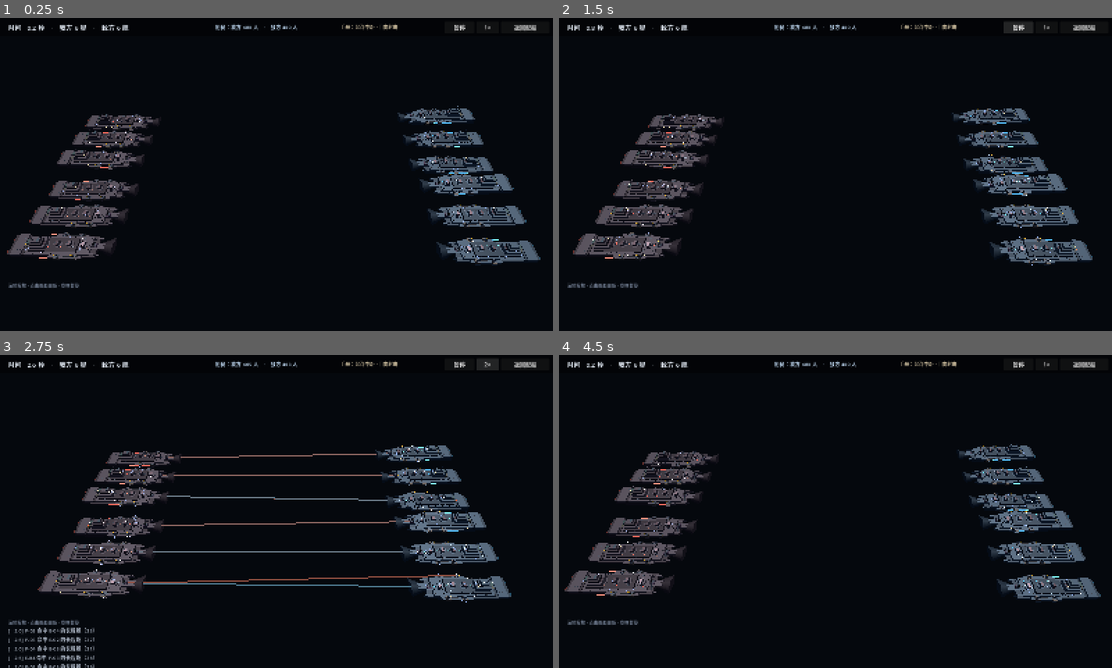
Above: before the commit, frames 1-4 (two rows, left to right).
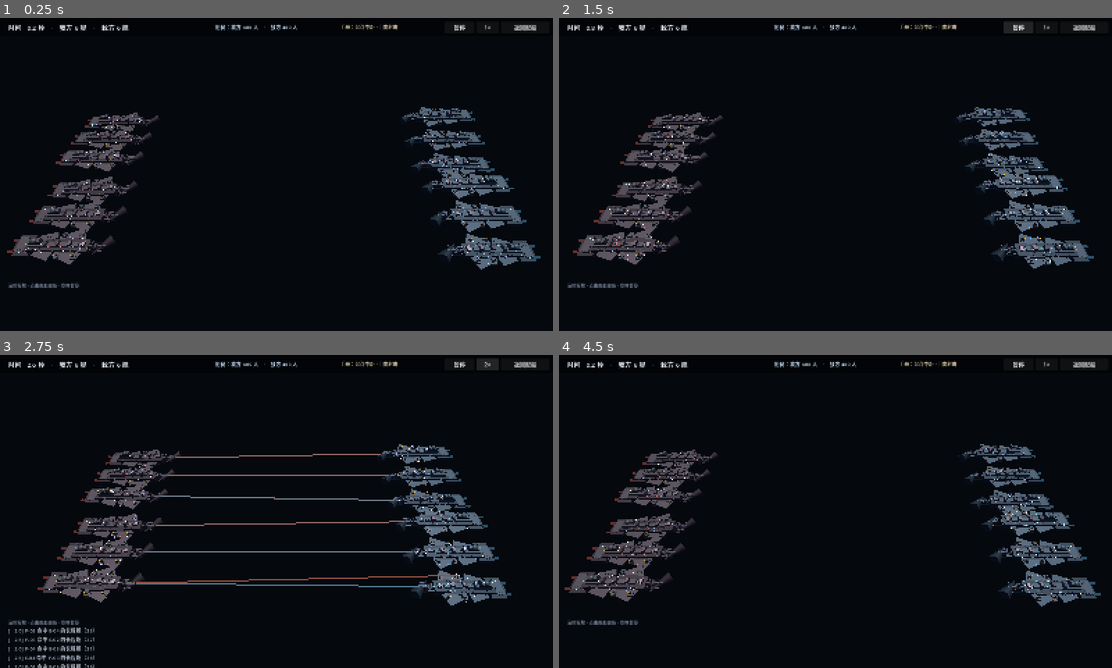
Above: after the commit, the same moments.

Repository: Astrozxy/game0
Game: Godot game, scene res://main.tscn
Two runs of this game, one before a commit and one after it. Both use one fixed random seed, a clock stepped at 60 frames per second and the inputs below.
Inputs:
- Up to frame 1 (0.25 s): no input
- Up to frame 2 (1.5 s): click "暂停" at 0.5 s; click "继续" at 1.25 s
- Up to frame 3 (2.75 s): click "1×" at 2 s
- Up to frame 4 (4.5 s): click "2×" at 2.75 s; click "4×" at 3.5 s; click "返回配船" at 4.25 s

The runs differ from the first frame. In frame 1, 5.4% of the frame differs, in the area x 1-98%, y 28-81%; in frame 2, 5.4%, in the area x 2-97%, y 28-80%; in frame 3, 5.4%; in frame 4, 5.4%.

Commit message:
舰体外形改为'矛'式：主脊 + 后掠翼 + 引擎短舱
参考亚盾之矛与企业号的共同特征（明确中轴 + 后掠翼面 + 外挂短舱）：
- 主脊：窄而高（1.9 宽），整舰中轴，背鳍与下腹装甲沿脊线布置
- 舰首：四棱矛尖 + 甲板脊 + 两条棱线，俯视是明显的尖头
- 两舷：前后两对后掠翼，翼端挂识别灯；舷炮坐在翼面上
- 舰桥：塔 + 穹顶 + 桅杆，两侧舷窗
- 舰尾：引擎段 + 两侧外挂短舱（带挂架与发光环）
- 腹部：龙骨 + 散热格栅
- 硬点位置保持不变，模块舱仍准确落在结构上

Diff:
--- a/game/battle/battle_view.gd
+++ b/game/battle/battle_view.gd
@@ -205,68 +205,91 @@
 	var accent_mat: StandardMaterial3D = mats["accent"]
 	var line_mat := _metal(Color(0.10, 0.11, 0.14), 0.6, 0.5)
 
-	# ---- 下层舰体：最长最宽，决定了俯视轮廓 ----
-	_add_box(body, Vector3(3.15, 0.50, 10.6), Vector3(0, -0.28, 0.10), hull_mat)
-	# ---- 主甲板 ----
-	_add_box(body, Vector3(2.85, 0.42, 9.20), Vector3(0, 0.10, 0.0), plate_mat)
-	# ---- 上层甲板：向内收，形成台阶与阴影 ----
-	_add_box(body, Vector3(2.15, 0.36, 6.60), Vector3(0, 0.47, -0.50), hull_mat)
-
-	# ---- 舰首：三棱楔形（俯视是尖的），压扁成尖锐撞角 ----
-	var prow := _add_cyl(body, 0.06, 1.55, 3.0, Vector3(0, -0.05, 6.20), hull_mat, 3)
-	prow.rotation_degrees = Vector3(-90, 0, 0)
-	prow.scale = Vector3(1.0, 1.0, 0.44)
-	# 舰首甲板脊
-	_add_box(body, Vector3(0.90, 0.22, 3.20), Vector3(0, 0.18, 5.00), plate_mat)
-	# 舰首折线棱（两舷内收的棱线，远看能看出"船头"）
+	# ============ 主脊：窄而高，整艘舰的中轴 ============
+	_add_box(body, Vector3(1.90, 1.00, 9.20), Vector3(0, 0.00, -0.30), hull_mat)
+	# 主脊背鳍（让俯视有中轴线）
+	_add_box(body, Vector3(0.70, 0.30, 6.60), Vector3(0, 0.62, -0.40), plate_mat)
+	# 主脊下腹
+	_add_box(body, Vector3(1.50, 0.34, 7.40), Vector3(0, -0.58, -0.20), plate_mat)
+
+	# ============ 舰首：四棱矛尖（亚盾之矛的矛头） ============
+	var spear := _add_cyl(body, 0.04, 1.35, 3.40, Vector3(0, 0.02, 6.10), hull_mat, 4)
+	spear.rotation_degrees = Vector3(-90, 45, 0)
+	spear.scale = Vector3(0.72, 1.0, 0.66)
+	# 矛尖上的甲板脊
+	_add_box(body, Vector3(0.34, 0.22, 3.00), Vector3(0, 0.30, 5.10), plate_mat)
+	# 矛头两侧的棱线
 	for sx in [-1.0, 1.0]:
-		var chine := _add_box(body, Vector3(0.16, 0.34, 2.60),
-			Vector3(sx * 1.15, -0.12, 4.60), plate_mat)
-		chine.rotation_degrees = Vector3(0, sx * 7.0, 0)
-
-	# ---- 舰尾：加宽的引擎块，比舰体更宽，形成背鳍感 ----
-	_add_box(body, Vector3(2.95, 0.85, 2.20), Vector3(0, -0.05, -5.50), hull_mat)
-	_add_box(body, Vector3(3.25, 0.30, 1.40), Vector3(0, 0.42, -5.40), plate_mat)
-
-	# ---- 舷侧外挂平台：舷炮坐在上面；中间挖出机库开口 ----
-	for sx in [-1.60, 1.60]:
-		_add_box(body, Vector3(0.55, 0.34, 4.60), Vector3(sx, -0.02, 1.30), plate_mat)
-		_add_box(body, Vector3(0.10, 0.55, 1.90), Vector3(sx * 1.02, -0.18, 2.10), dark_mat)
-		_add_box(body, Vector3(0.12, 0.08, 2.10), Vector3(sx * 1.02, 0.16, 2.10), line_mat)
-
-	# ---- 上层建筑：三层梯形舰桥 ----
-	_add_box(body, Vector3(1.55, 0.55, 2.20), Vector3(0, 0.92, -2.60), plate_mat)
-	_add_box(body, Vector3(1.10, 0.45, 1.60), Vector3(0, 1.36, -2.60), hull_mat)
-	_add_box(body, Vector3(0.70, 0.30, 1.10), Vector3(0, 1.68, -2.60), plate_mat)
-	for wy in [1.30, 1.62]:
-		for wx in [-0.42, 0.42]:
-			_add_box(body, Vector3(0.10, 0.07, 0.05), Vector3(wx, wy, -1.80), mats["glow"])
+		var edge := _add_box(body, Vector3(0.10, 0.26, 2.60),
+			Vector3(sx * 0.62, 0.02, 4.90), plate_mat)
+		edge.rotation_degrees = Vector3(0, sx * 6.0, 0)
+
+	# ============ 两舷后掠翼：舷炮的挂载面 ============
+	for sx in [-1.0, 1.0]:
+		# 前翼（大，向后掠）
+		var fin_f := _add_box(body, Vector3(1.90, 0.16, 3.40),
+			Vector3(sx * 1.35, 0.06, 1.40), plate_mat)
+		fin_f.rotation_degrees = Vector3(0, sx * 24.0, 0)
+		# 翼根加厚
+		_add_box(body, Vector3(0.70, 0.30, 2.20), Vector3(sx * 0.85, 0.10, 1.40), hull_mat)
+		# 后翼（小）
+		var fin_r := _add_box(body, Vector3(1.30, 0.14, 2.60),
+			Vector3(sx * 1.30, 0.04, -2.10), plate_mat)
+		fin_r.rotation_degrees = Vector3(0, sx * 18.0, 0)
+		# 翼端识别灯
+		_add_box(body, Vector3(0.10, 0.10, 0.10), Vector3(sx * 2.05, 0.10, 1.20), accent_mat)
+
+	# ============ 舰桥：塔 + 穹顶 ============
+	_add_box(body, Vector3(1.10, 0.60, 2.40), Vector3(0, 0.88, -2.80), plate_mat)
+	_add_box(body, Vector3(0.80, 0.40, 1.60), Vector3(0, 1.30, -2.80), hull_mat)
+	var dome := MeshInstance3D.new()
+	var sph := SphereMesh.new()
+	sph.radius = 0.44
+	sph.height = 0.70
+	dome.mesh = sph
+	dome.position = Vector3(0, 1.62, -2.95)
+	dome.material_override = plate_mat
+	body.add_child(dome)
+	# 舷窗
+	for wx in [-0.28, 0.28]:
+		_add_box(body, Vector3(0.10, 0.07, 0.05), Vector3(wx, 1.24, -1.98), mats["glow"])
 	# 桅杆
-	_add_box(body, Vector3(0.06, 1.10, 0.06), Vector3(0, 2.20, -2.90), plate_mat)
-	_add_box(body, Vector3(0.50, 0.04, 0.04), Vector3(0, 2.60, -2.90), plate_mat)
-
-	# ---- 炮位基座：让炮塔坐在装甲座上，而不是浮在甲板 ----
+	_add_box(body, Vector3(0.05, 1.00, 0.05), Vector3(0, 2.20, -3.05), plate_mat)
+
+	# ============ 舰尾：引擎段 + 双短舱 ============
+	_add_box(body, Vector3(1.95, 0.80, 1.80), Vector3(0, -0.05, -5.30), hull_mat)
+	_add_box(body, Vector3(2.30, 0.26, 1.20), Vector3(0, 0.40, -5.20), plate_mat)
+	# 短舱（引擎吊舱）：向外伸出的两种视感
+	for ex in [-0.92, 0.92]:
+		var nac := _add_box(body, Vector3(0.52, 0.52, 2.20), Vector3(ex * 1.55, 0.06, -4.90), hull_mat)
+		# 短舱挂架
+		_add_box(body, Vector3(0.34, 0.14, 0.60), Vector3(ex * 1.10, 0.06, -4.60), plate_mat)
+		# 短舱尾部发光环
+		_add_box(body, Vector3(0.44, 0.44, 0.10), Vector3(ex * 1.55, 0.06, -5.98), accent_mat)
+
+	# ============ 腹部龙骨 ============
+	var keel := _add_box(body, Vector3(0.46, 0.55, 3.60), Vector3(0, -0.72, 0.80), plate_mat)
+	# 腹部散热格栅
+	for i in 4:
+		_add_box(body, Vector3(1.20, 0.06, 0.14), Vector3(0, -0.62, -2.40 + float(i) * 1.10), line_mat)
+
+	# ============ 炮位基座（跟随各级硬点） ============
 	for hi in Model.slot_count(ship.hull_class):
 		var nm := Model.hardpoint_name(ship.hull_class, hi)
 		var hp := Model.hardpoint_pos(ship.hull_class, hi)
 		if nm.begins_with("背塔") or nm.begins_with("前塔"):
-			_add_cyl(node, 0.50 * hx, 0.56 * hx, 0.28 * hy,
-				Vector3(hp.x, hp.y - 0.30 * hy, hp.z), plate_mat, 10)
+			_add_cyl(node, 0.46 * hx, 0.52 * hx, 0.26 * hy,
+				Vector3(hp.x, hp.y - 0.28 * hy, hp.z), plate_mat, 10)
 		elif nm.begins_with("腹塔"):
-			_add_cyl(node, 0.50 * hx, 0.56 * hx, 0.26 * hy,
-				Vector3(hp.x, hp.y + 0.30 * hy, hp.z), plate_mat, 10)
-
-	# ---- 腹部装甲与散热格栅 ----
-	_add_box(body, Vector3(2.20, 0.18, 6.00), Vector3(0, -0.58, 0.20), plate_mat)
-	for i in 5:
-		_add_box(body, Vector3(1.70, 0.06, 0.16), Vector3(0, -0.68, -2.20 + float(i) * 1.10), line_mat)
-
-	# ---- 甲板分割线 ----
-	for i in 8:
-		var z := -4.40 + float(i) * 1.25
-		_add_box(body, Vector3(2.90, 0.03, 0.03), Vector3(0, 0.32, z), line_mat)
-
-	# ---- 引擎尾焰（按舰级的引擎硬点位置放置）----
+			_add_cyl(node, 0.46 * hx, 0.52 * hx, 0.24 * hy,
+				Vector3(hp.x, hp.y + 0.28 * hy, hp.z), plate_mat, 10)
+
+	# ============ 甲板分割线 ============
+	for i in 6:
+		var z := -4.60 + float(i) * 1.30
+		_add_box(body, Vector3(1.94, 0.03, 0.03), Vector3(0, 0.52, z), line_mat)
+
+	# ============ 引擎尾焰 ============
 	var eng_pts: Array = []
 	var hcls: int = ship.hull_class
 	for hi2 in Model.slot_count(hcls):
@@ -275,12 +298,12 @@
 	for ep in eng_pts:
 		var plume := MeshInstance3D.new()
 		var cone := CylinderMesh.new()
-		cone.top_radius = 0.24
+		cone.top_radius = 0.22
 		cone.bottom_radius = 0.02
-		cone.height = 1.5
+		cone.height = 1.6
 		cone.radial_segments = 10
 		plume.mesh = cone
-		plume.position = Vector3(ep.x, ep.y, ep.z - 0.95)
+		plume.position = Vector3(ep.x, ep.y, ep.z - 1.00)
 		plume.rotation_degrees = Vector3(-90, 0, 0)
 		var pm := StandardMaterial3D.new()
 		pm.albedo_color = Color(accent.r, accent.g, accent.b, 0.22)
@@ -292,9 +315,9 @@
 		plume.material_override = pm
 		node.add_child(plume)
 
-	# ---- 舷侧灯带：沿外层轮廓 ----
-	for sx2 in [-1.86, 1.86]:
-		_add_box(body, Vector3(0.05, 0.08, 5.00), Vector3(sx2, 0.05, 0.40), accent_mat)
+	# ============ 翼缘灯带 ============
+	for sx2 in [-1.0, 1.0]:
+		_add_box(body, Vector3(0.05, 0.07, 2.40), Vector3(sx2 * 1.75, 0.05, 0.90), accent_mat)
 
 	_build_hull_greebles(node, ship)
 	if ship.hull_class == Model.HullClass.CARRIER:
